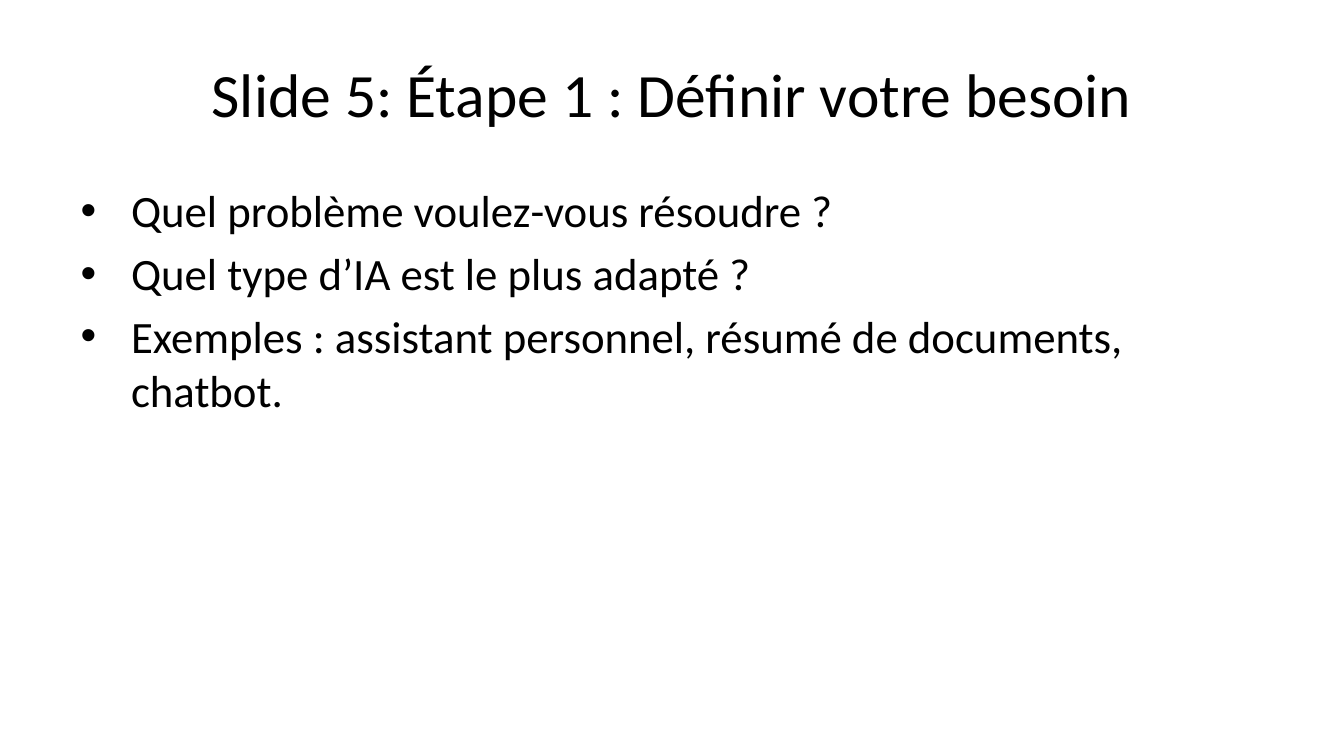
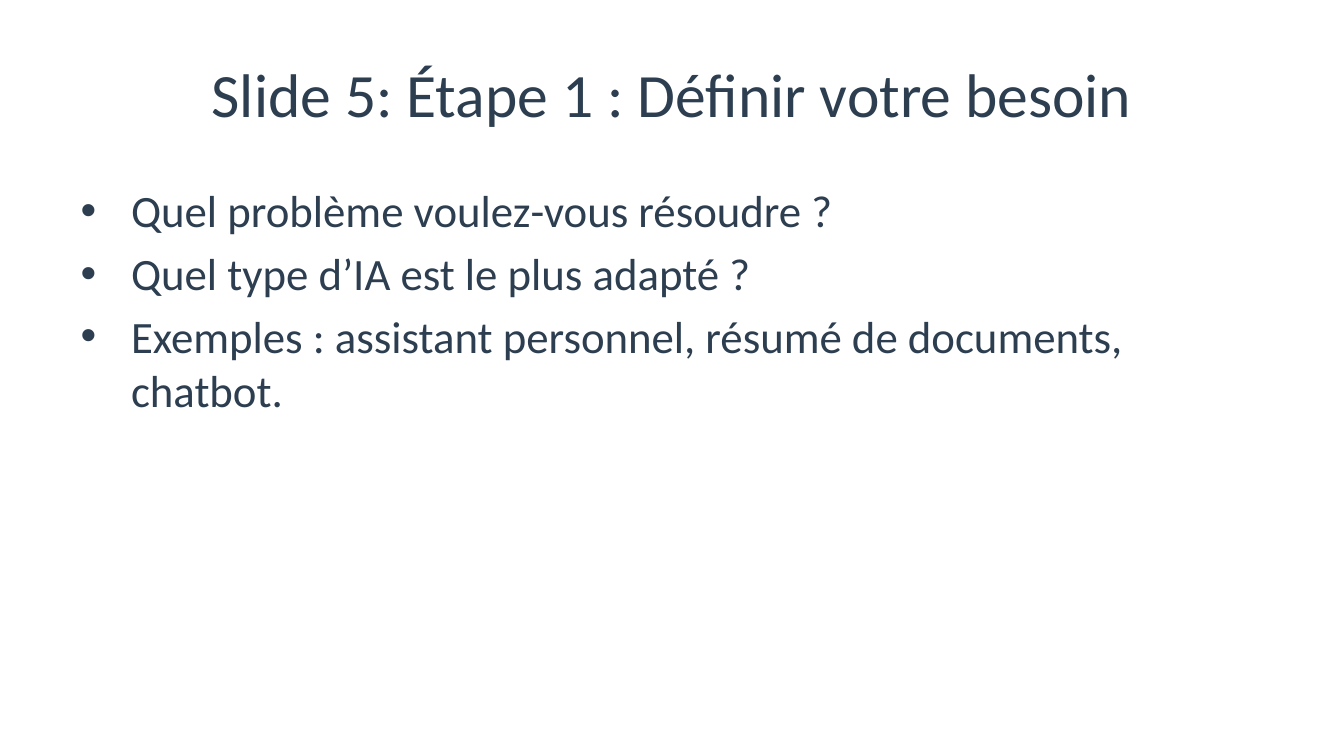
Before and after one commit to kl-IOS/IA_Locale, a slide deck: slide 6 of gemini/grand_public/presentation_grand_public.pptx. Drawn at 1344x756 pixels with LibreOffice and Linux fonts; fonts in the diff are those of the drawing. Boxes give left, top, right and bottom in pixels: in the first picture for what was removed or moved away, otherwise in the second. Text is boxed around its words. In the diff, an @@ line names an element or a change of style, - is before the commit and + after.

```diff
--- a/gemini/grand_public/presentation_grand_public.pptx
+++ b/gemini/grand_public/presentation_grand_public.pptx
@@ title "Slide 5: Étape 1 : ..." at box(212, 66, 1131, 127): text colour #000000 to #2C3E50 @@
@@ text "Quel problème voulez-vous résoudre ?" at box(131, 196, 1122, 408): text colour #000000 to #2C3E50 @@
```
Also in this commit, not shown: 15 other slides changed, 11 other files.
